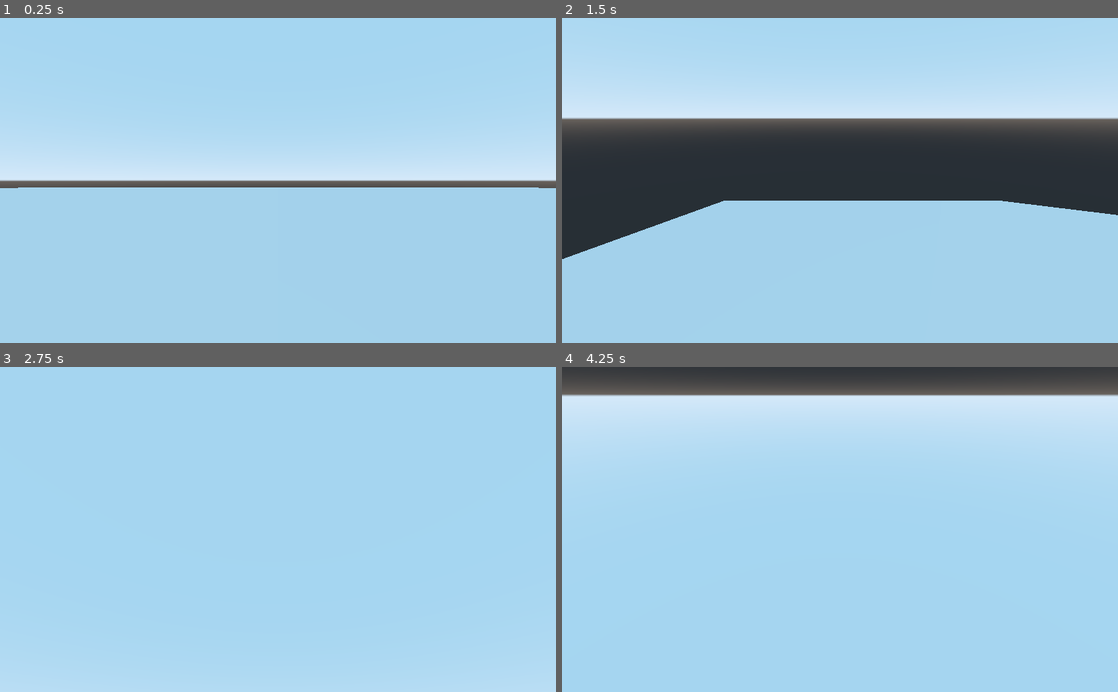
Above: before the commit, frames 1-4 (two rows, left to right).
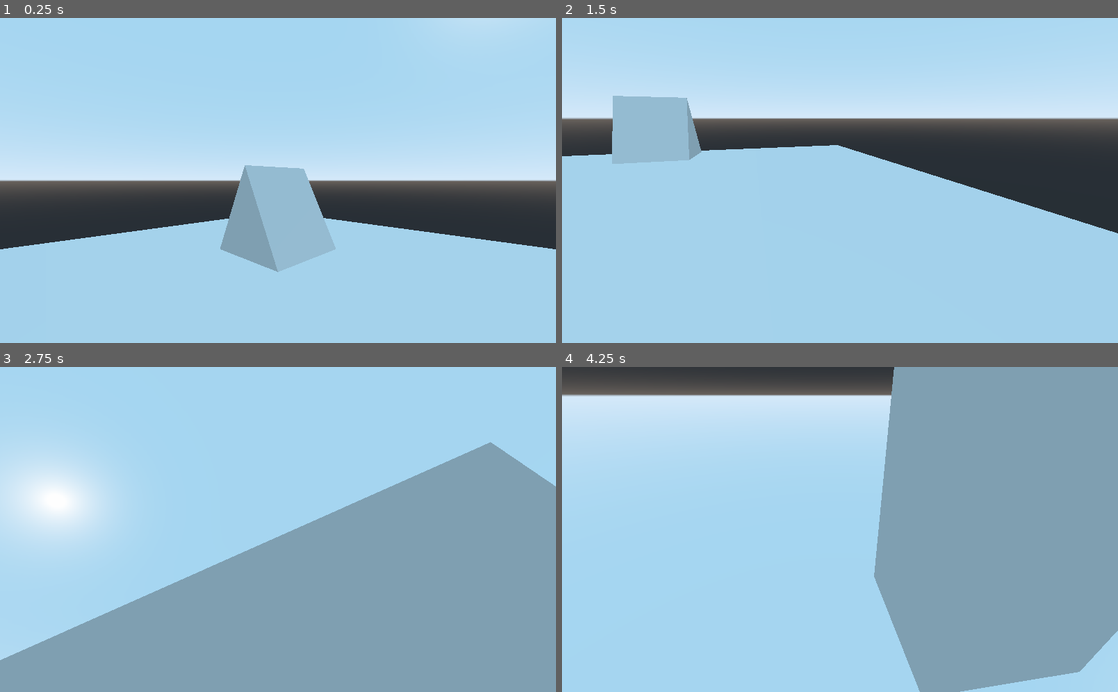
Above: after the commit, the same moments.

Repository: Prasannaraj27/FPS-Game-Development
Game: Godot game, scene res://main.tscn
Same seed, same stepped clock (60 frames per second), same inputs: the game is played once before the commit and once after it.
Inputs (mouse positions are in pixels of both pictures, inside the frame that each line leads up to):
- Up to frame 1 (0.25 s): no input
- Up to frame 2 (1.5 s): move the mouse to (962, 164) at 0.52 s; hold D (right) 0.53-1.28 s; hold Space (jump) 0.53-1.28 s; move the mouse to (728, 196) at 1.27 s; hold S (backward) from 1.28 s (still down); tap Space (jump) at 1.35 s
- Up to frame 3 (2.75 s): tap Space (jump) at 1.52, 1.82 s; move the mouse to (333, 458) at 2.02 s; release S (backward) at 2.03 s; hold D (right) from 2.03 s (still down); hold Space (jump) from 2.03 s (still down)
- Up to frame 4 (4.25 s): move the mouse to (812, 594) at 2.77 s; release D (right) at 2.78 s; release Space (jump) at 2.78 s; hold W (forward) 2.78-3.53 s; tap Space (jump) at 2.85, 3.02, 3.32 s; move the mouse to (1006, 578) at 3.52 s; hold A (left) from 3.53 s (still down); hold Space (jump) from 3.53 s (still down)

The runs differ from the first frame. In frame 1, 17% of the frame differs, in the area x 0-100%, y 0-79%; in frame 2, 16%; in frame 3, 51%, in the area x 0-100%, y 23-100%; in frame 4, 40%.

Commit message:
fixed rotation bug (again)

Diff:
--- a/main.tscn
+++ b/main.tscn
@@ -1,9 +1,8 @@
-[gd_scene load_steps=12 format=2]
+[gd_scene load_steps=10 format=2]
 
 [ext_resource path="res://player/camera_movement.gd" type="Script" id=1]
 [ext_resource path="res://player/player_movement.gd" type="Script" id=2]
 [ext_resource path="res://item.gd" type="Script" id=3]
-[ext_resource path="res://pixel-operator/PixelOperator8-Bold.ttf" type="DynamicFontData" id=4]
 
 [sub_resource type="CubeMesh" id=1]
 
@@ -17,16 +16,13 @@
 
 [sub_resource type="PrismMesh" id=5]
 
-[sub_resource type="ConcavePolygonShape" id=6]
+[sub_resource type="ConcavePolygonShape" id=9]
 data = PoolVector3Array( 0, 1, 1, 1, -1, 1, -1, -1, 1, 0, 1, -1, -1, -1, -1, 1, -1, -1, 0, 1, 1, 0, 1, -1, 1, -1, 1, 0, 1, -1, 1, -1, -1, 1, -1, 1, 0, 1, -1, 0, 1, 1, -1, -1, -1, 0, 1, 1, -1, -1, 1, -1, -1, -1, -1, -1, 1, 1, -1, 1, -1, -1, -1, 1, -1, 1, 1, -1, -1, -1, -1, -1 )
-
-[sub_resource type="DynamicFont" id=7]
-font_data = ExtResource( 4 )
 
 [node name="main" type="Spatial"]
 
 [node name="static_tmp" type="StaticBody" parent="."]
-transform = Transform( 100, 0, 0, 0, 20, 0, 0, 0, 100, 0, -15, 0 )
+transform = Transform( 10, 0, 0, 0, 20, 0, 0, 0, 10, 0, -15, 0 )
 
 [node name="MeshInstance" type="MeshInstance" parent="static_tmp"]
 mesh = SubResource( 1 )
@@ -36,7 +32,7 @@
 shape = SubResource( 2 )
 
 [node name="player" type="KinematicBody" parent="."]
-transform = Transform( 1, 0, 0, 0, 1, 0, 0, 0, 1, 4.76829, 8, 0 )
+transform = Transform( 0.707107, 0, 0.707107, 0, 1, 0, -0.707107, 0, 0.707107, 4, 8, 4 )
 script = ExtResource( 2 )
 
 [node name="MeshInstance" type="MeshInstance" parent="player"]
@@ -49,7 +45,6 @@
 shape = SubResource( 8 )
 
 [node name="camera" type="Camera" parent="player"]
-transform = Transform( -4.37114e-08, 0, -1, 0, 1, 0, 1, 0, -4.37114e-08, 0, 0, 0 )
 script = ExtResource( 1 )
 
 [node name="item" type="Area" parent="."]
@@ -61,13 +56,4 @@
 material/0 = null
 
 [node name="CollisionShape" type="CollisionShape" parent="item"]
-shape = SubResource( 6 )
-
-[node name="ui_test" type="Control" parent="."]
-margin_right = 40.0
-margin_bottom = 40.0
-
-[node name="Label" type="Label" parent="ui_test"]
-margin_right = 40.0
-margin_bottom = 14.0
-custom_fonts/font = SubResource( 7 )
+shape = SubResource( 9 )
--- a/player/player_movement.gd
+++ b/player/player_movement.gd
@@ -6,44 +6,77 @@
 
 export var pitch: float = 0.0;
 export var yaw: float = 0.0;
-export var old_pitch: float = 0.0;
-export var old_yaw: float = 0.0;
+export var delta_pitch: float = 0.0;
+export var delta_yaw: float = 0.0;
 export var pitch_speed: float = 1.0;
 export var yaw_speed: float = 1.0;
 
 export onready var gravity: Vector3 = ProjectSettings.get_setting("physics/3d/default_gravity_vector") * ProjectSettings.get_setting("physics/3d/default_gravity");
 export var floor_drag: float = 0.6;
 export var air_drag: float = 0.9;
-export var jump_force: float = 5.0;
+export var jump_force: float = 10.0;
 
-### apparently the z axis is supposed to be forward, not the x axis
-export var forward: Vector3 = Vector3(1, 0, 0);
-export var right: Vector3 = Vector3(0, 0, 1);
-export var up: Vector3 = Vector3(0, 1, 0);
+export var forward: Vector3 = Vector3();
+export var right: Vector3 = Vector3();
+export var up: Vector3 = Vector3();
 
 func _ready():
 	### set camera to follow player
 	$camera.target = self;
 
+	### random basis behavior tests
+	### Basis * vector rotates vector by the basis
+	### print((Basis(Vector3.UP, deg2rad(90.0)) * Vector3.FORWARD));
+
 ### only way to capture mouse events
 func _input(event):
 	if event is InputEventMouseMotion:
-		pitch -= event.relative.y * pitch_speed;
-		yaw -= event.relative.x * yaw_speed;
+		delta_pitch -= event.relative.y * pitch_speed;
+		delta_yaw -= event.relative.x * yaw_speed;
 
 func _physics_process(delta):
+	var basis = transform.basis;
+	forward = -basis.z;
+	right = basis.x;
+	up = basis.y;
+
+	var on_ground: bool = is_on_floor();
+
+	velocity += gravity * delta;
+	var vertical_velocity: float = velocity.y;
+	var horizontal_velocity: Vector3 = Vector3(velocity.x, 0.0, velocity.z);
+	### -x, +x, -z, +z
+	var input: Vector2 = Input.get_vector("left", "right", "forward", "backward");
+	var horizontal_input: Vector3 = Vector3(input.x, 0.0, input.y);
+	var horizontal_move: Vector3 = basis * horizontal_input;
+
+	### apply movement speed
+	horizontal_velocity = (horizontal_velocity + horizontal_move * speed) * floor_drag;
+
+	### check for jumping
+	if Input.is_action_pressed("jump") and on_ground:
+		vertical_velocity += jump_force;
+
+	if not on_ground and vertical_velocity > 0.0:
+		vertical_velocity *= air_drag;
+
+	velocity = horizontal_velocity + up * vertical_velocity;
+	velocity = move_and_slide(velocity, up.normalized());
+
+	var old_pitch = pitch;
+	var old_yaw = yaw;
+
 	### clamp pitch to straight up and straight down
-	pitch = clamp(pitch, -90, 90);
+	pitch = clamp(pitch + delta_pitch, -90, 90);
 	### modulo yaw so it does inc/dec into inf/-inf
-	yaw = fmod(yaw, 360.0);
+	yaw = fmod(yaw + delta_yaw, 360.0);
 
 	### calculate relative rotation
 	var rel_pitch = deg2rad(pitch - old_pitch);
 	var rel_yaw = deg2rad(yaw - old_yaw);
 
-	### save pitch
-	old_pitch = pitch;
-	old_yaw = yaw;
+	delta_pitch = 0.0;
+	delta_yaw = 0.0;
 
 	### the player itself should not pitch
 	### pitch is instead only applied to the camera
@@ -53,43 +86,4 @@
 	$camera.global_transform.basis = Basis(c);
 
 	### yaw player and camera
-	rotate(up.normalized(), rel_yaw);
-
-	velocity += gravity * delta;
-	var velocity_vertical: float = velocity.y;
-	var velocity_horizontal: Vector3 = Vector3(velocity.x, 0.0, velocity.y);
-	var horizontal_move: Vector3 = Vector3.ZERO;
-
-	var basis: Basis = transform.basis;
-	### forward vector
-	forward = basis.x;
-	### right vector
-	right = basis.z
-	### up vector
-	up = basis.y;
-
-	print("[+] yaw:     " + str(yaw));
-	print("[+] forward: " + str(forward));
-
-	### check for inputs
-	if Input.is_action_pressed("forward"):
-		horizontal_move += forward;
-	if Input.is_action_pressed("backward"):
-		horizontal_move -= forward;
-	if Input.is_action_pressed("right"):
-		horizontal_move += right;
-	if Input.is_action_pressed("left"):
-		horizontal_move -= right;
-
-	### apply movement speed before jumping
-	horizontal_move *= speed;
-	velocity_horizontal = (velocity_horizontal + horizontal_move) * floor_drag;
-
-	### check for jumping
-	if Input.is_action_pressed("jump"):
-		velocity_vertical += jump_force;
-
-	velocity_vertical *= air_drag;
-
-	velocity = velocity_horizontal + up * velocity_vertical;
-	velocity = move_and_slide(velocity, -gravity.normalized());
+	global_rotate(up.normalized(), rel_yaw);
